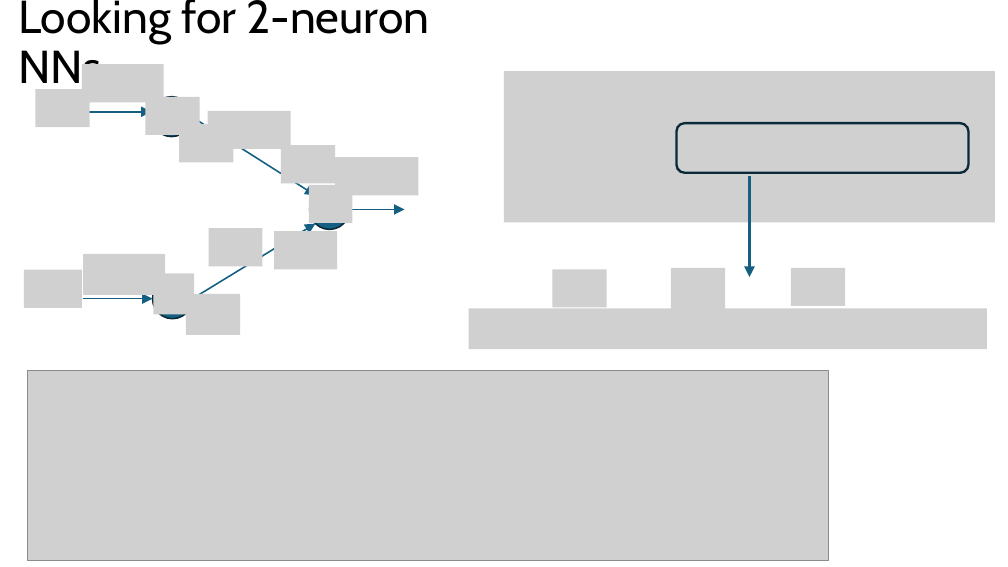
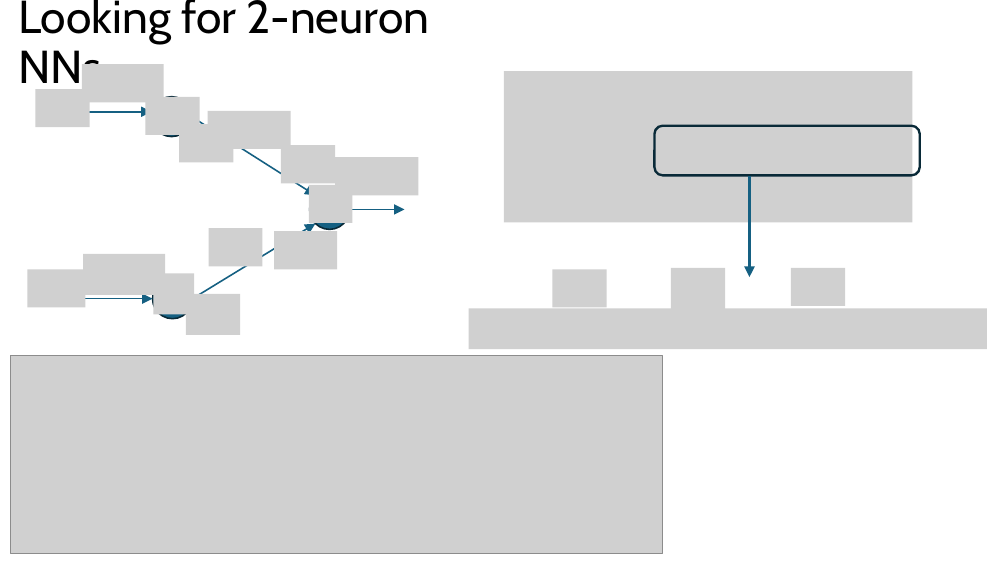
Before and after one commit to tkn-tub/bioelectrodynamics, a slide deck: slide 3 of slides/slides.pptx. Drawn at 1008x567 pixels with LibreOffice and Linux fonts; fonts in the diff are those of the drawing; grey boxes stand for pictures. Boxes give left, top, right and bottom in pixels: in the first picture for what was removed or moved away, otherwise in the second. Text is boxed around its words. In the diff, an @@ line names an element or a change of style, - is before the commit and + after.

Commit message:
slides

```diff
--- a/slides/slides.pptx
+++ b/slides/slides.pptx
@@ picture: place and size @@
-picture at [504, 71, 995, 222]
+picture at [504, 71, 913, 222]
@@ rounded rectangle: place and size @@
-rounded rectangle at [677, 123, 969, 173]
+rounded rectangle at [655, 126, 920, 175]
@@ picture: place and size @@
-picture at [27, 371, 829, 560]
+picture at [11, 355, 662, 553]
```
Also in this commit, not shown: 1 other slide changed, 2 slides added, 3 other files.
